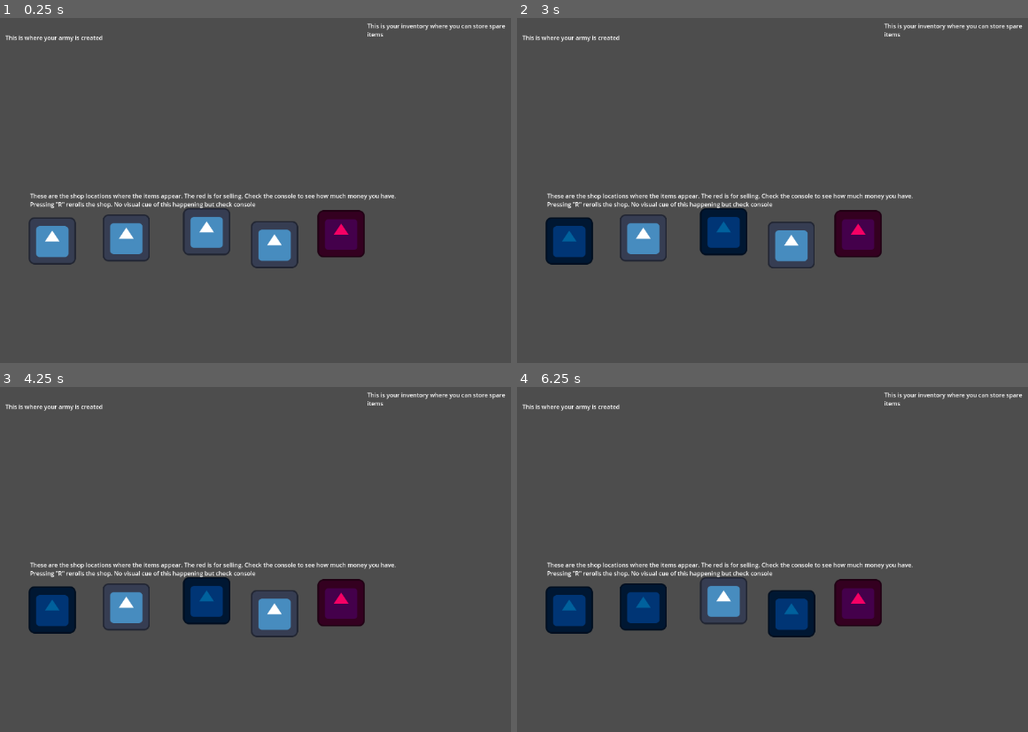
Above: before the commit, frames 1-4 (two rows, left to right).
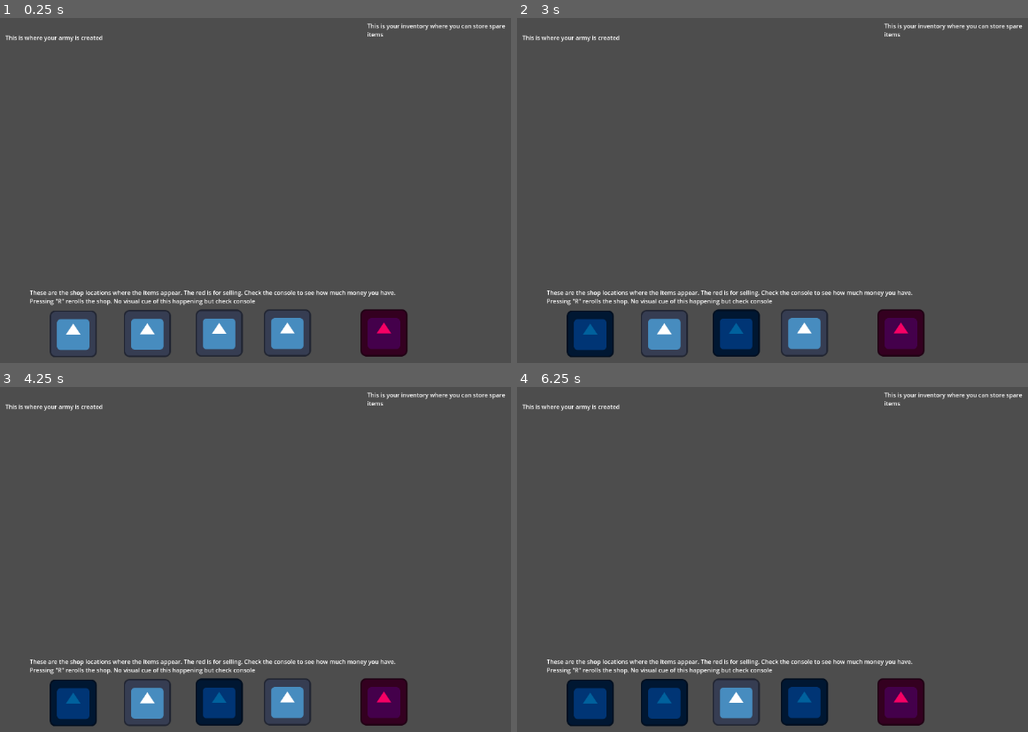
Above: after the commit, the same moments.

Repository: LorcanSmith/Armies
Game: Godot game, scene res://Prefabs/Managers/shop_manager.tscn
Two runs of this game, one before a commit and one after it. Both use one fixed random seed, a clock stepped at 60 frames per second and the inputs below. This scene is started directly instead of the project's main scene. The engine's default icon, where the game draws it, is replaced by a stand-in: a white triangle on a blue panel in a dark square.
Inputs (mouse positions are in pixels of both pictures, inside the frame that each line leads up to):
- Up to frame 1 (0.25 s): no input
- Up to frame 2 (3 s): tap Enter (ui_accept) at 0.5, 0.77, 1.25, 1.52, 2, 2.75 s; move the mouse to (568, 242) at 0.52 s; hold D 0.53-1.28 s; hold L 0.53-1.28 s; click (568, 242) at 0.67 s; move the mouse to (644, 238) at 1.27 s; hold S 1.28-2.03 s; tap T at 1.35 s; click (644, 238) at 1.42 s; move the mouse to (721, 231) at 2.02 s; hold X 2.03-2.78 s; hold D from 2.03 s (still down); click (721, 231) at 2.17 s; move the mouse to (792, 245) at 2.77 s; tap R at 2.85 s; click (792, 245) at 2.92 s
- Up to frame 3 (4.25 s): tap Enter (ui_accept) at 3.02, 3.5, 3.77 s; move the mouse to (51, 611) at 3.52 s; release D at 3.53 s; hold S from 3.53 s (still down); hold L from 3.53 s (still down); click (51, 611) at 3.67 s
- Up to frame 4 (6.25 s): tap Enter (ui_accept) at 4.25, 4.52, 6.02 s; move the mouse to (644, 607) at 4.27 s; release L at 4.28 s; tap T at 4.35 s; click (644, 607) at 4.42 s; move the mouse to (721, 600) at 5.02 s; hold X 5.03-5.78 s; click (721, 600) at 5.17 s; move the mouse to (792, 614) at 5.77 s; release S at 5.78 s; hold D from 5.78 s (still down); tap R at 5.85 s; click (792, 614) at 5.92 s

The runs differ from the first frame. In frame 1, 11% of the frame differs, in the area x 5-80%, y 50-99%; in frame 2, 12%; in frame 3, 12%; in frame 4, 13%.

Commit message:
moved nodes in shop_manager scene around to make presentation clearer

Diff:
--- a/Prefabs/Managers/shop_manager.tscn
+++ b/Prefabs/Managers/shop_manager.tscn
@@ -14,30 +14,32 @@
 script = ExtResource("1_0fc1a")
 
 [node name="ShopItemGenerator" type="Node2D" parent="."]
+position = Vector2(116, 250)
 script = ExtResource("2_v5hhx")
 
 [node name="TestLocation1" type="Node2D" parent="ShopItemGenerator"]
-position = Vector2(136, 494)
+position = Vector2(77, 497)
 
 [node name="TestLocation2" type="Node2D" parent="ShopItemGenerator"]
-position = Vector2(337, 486)
+position = Vector2(278, 496)
 
 [node name="TestLocation3" type="Node2D" parent="ShopItemGenerator"]
-position = Vector2(555, 469)
+position = Vector2(473, 495)
 
 [node name="TestLocation4" type="Node2D" parent="ShopItemGenerator"]
-position = Vector2(739, 504)
+position = Vector2(658, 494)
 
 [node name="RichTextLabel" type="RichTextLabel" parent="."]
-offset_left = 76.0
-offset_top = 360.0
-offset_right = 1084.0
-offset_bottom = 457.0
+offset_left = 75.0
+offset_top = 623.0
+offset_right = 1083.0
+offset_bottom = 720.0
 text = "These are the shop locations where the items appear. The red is for selling. Check the console to see how much money you have. Pressing \"R\" rerolls the shop. No visual cue of this happening but check console"
+metadata/_edit_use_anchors_ = true
 
 [node name="SellLocation" type="Node2D" parent="."]
 modulate = Color(0.959821, 0, 0.391569, 1)
-position = Vector2(920, 475)
+position = Vector2(1036, 744)
 
 [node name="Area2D" type="Area2D" parent="SellLocation" groups=["sell_location"]]
 
